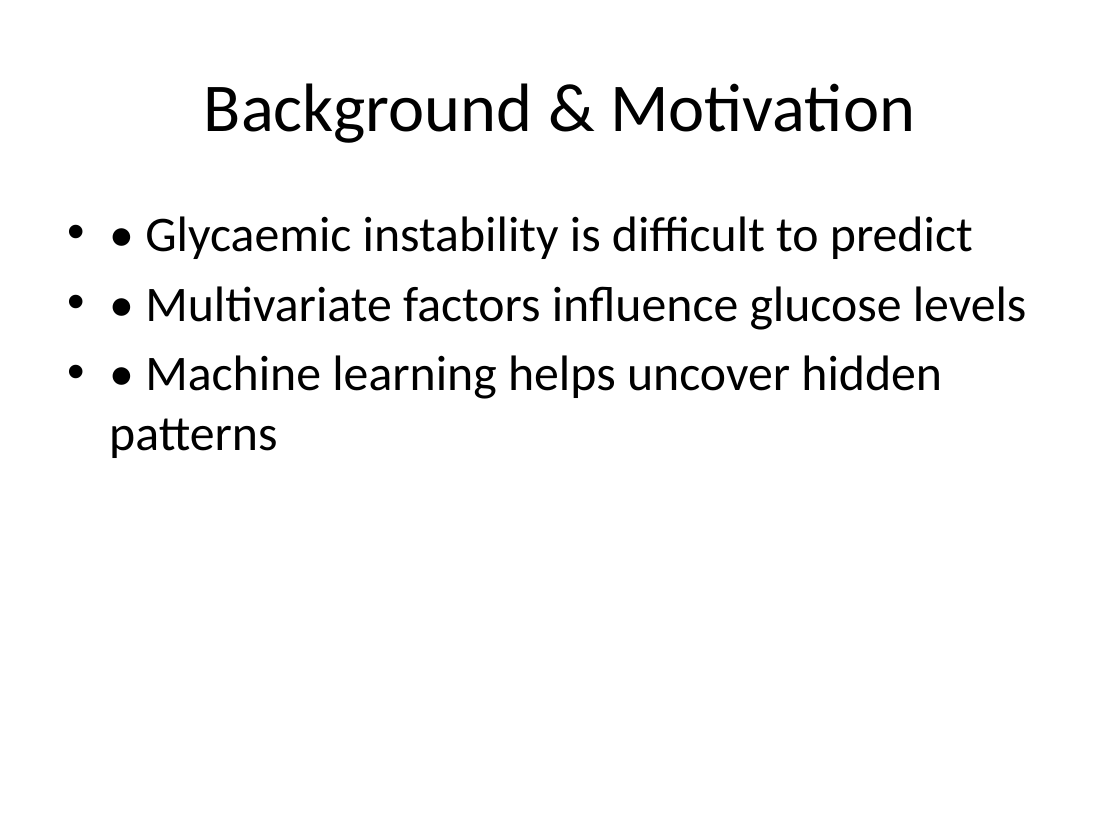
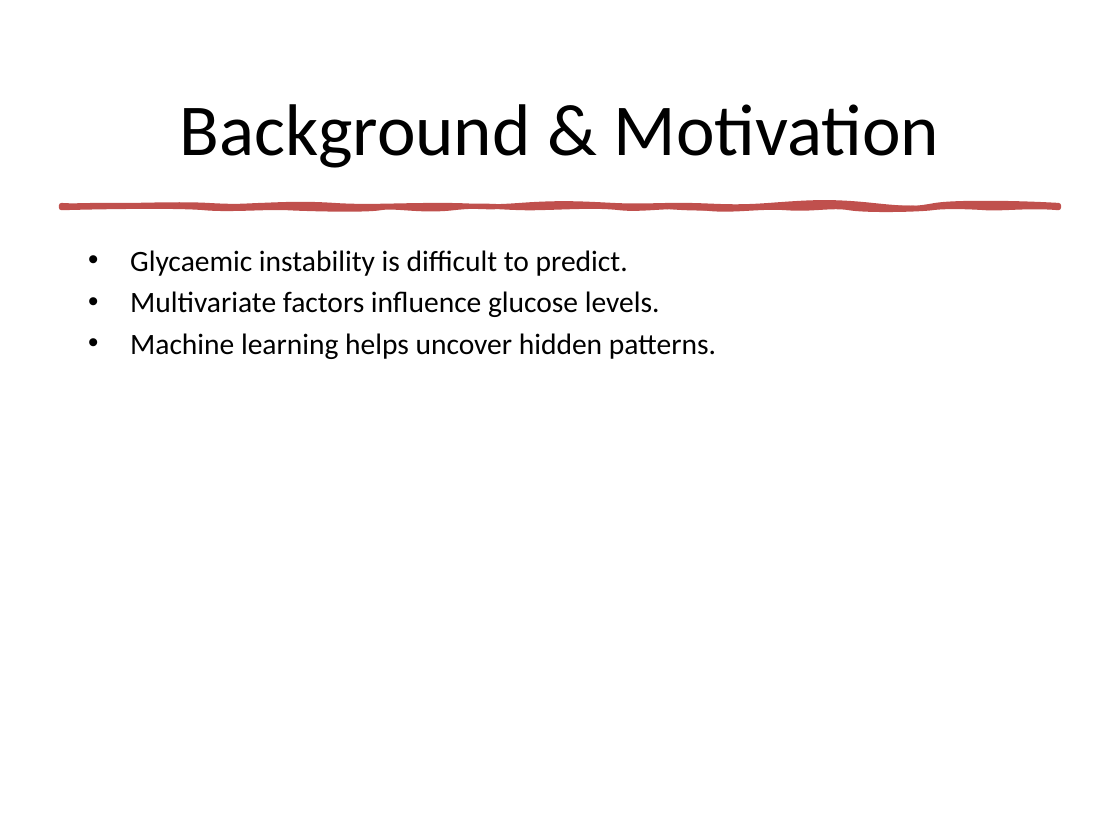
Before and after one commit to ansmalik67/multimodal-glucose-forecasting, a slide deck: slide 2 of Final_Glycaemic_Project_Presentation.pptx. Drawn at 1120x840 pixels with LibreOffice and Linux fonts; fonts in the diff are those of the drawing. Boxes give left, top, right and bottom in pixels: in the first picture for what was removed or moved away, otherwise in the second. Text is boxed around its words. In the diff, an @@ line names an element or a change of style, - is before the commit and + after.

```diff
--- a/Final_Glycaemic_Project_Presentation.pptx
+++ b/Final_Glycaemic_Project_Presentation.pptx
@@ title "Background & Motivation": place and size @@
-title "Background & Motivation" at bbox=[204, 83, 915, 143]
+title "Background & Motivation" at bbox=[180, 104, 940, 168]
@@ title "Background & Motivation" at bbox=[180, 104, 940, 168]: size 44 to 47 pt @@
@@ freeform shape added at bbox=[62, 205, 1058, 207], fill #C0504D, outline #C0504D 3.25 pt @@
@@ text at bbox=[130, 250, 716, 359]: text changed; size 32 to 19 pt @@
-• • Glycaemic instability is difficult to predict
-• • Multivariate factors influence glucose levels
-• • Machine learning helps uncover hidden patterns
+• Glycaemic instability is difficult to predict.
+• Multivariate factors influence glucose levels.
+• Machine learning helps uncover hidden patterns.
```
Also in this commit, not shown: 13 other slides changed, 2 slides added, 1 other file.
